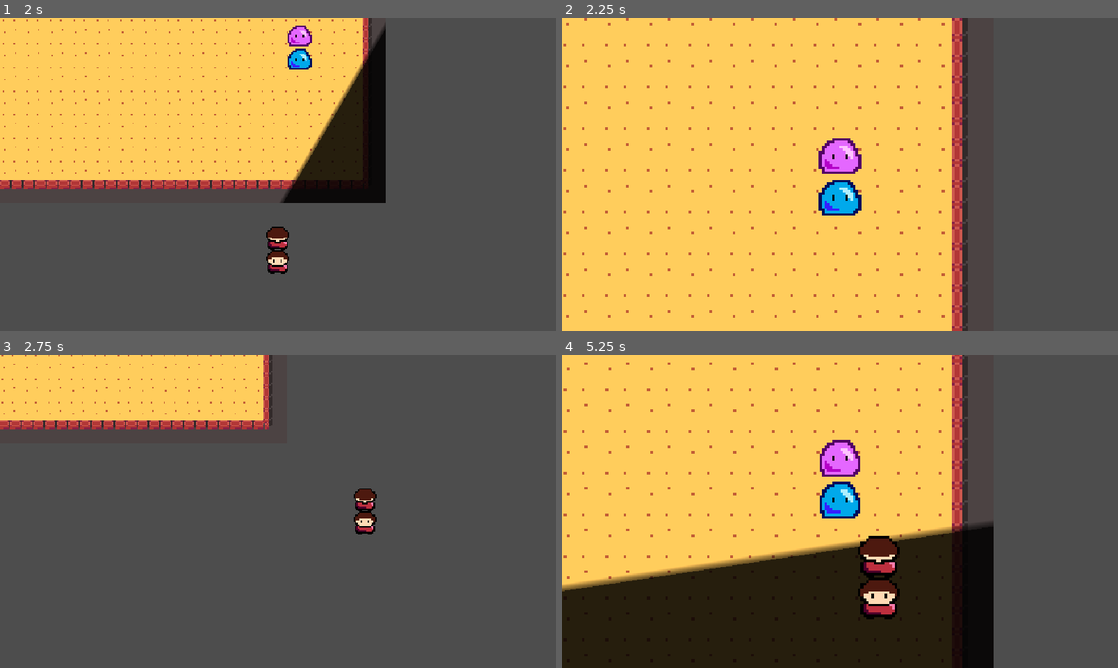
Above: before the commit, frames 1-4 (two rows, left to right).
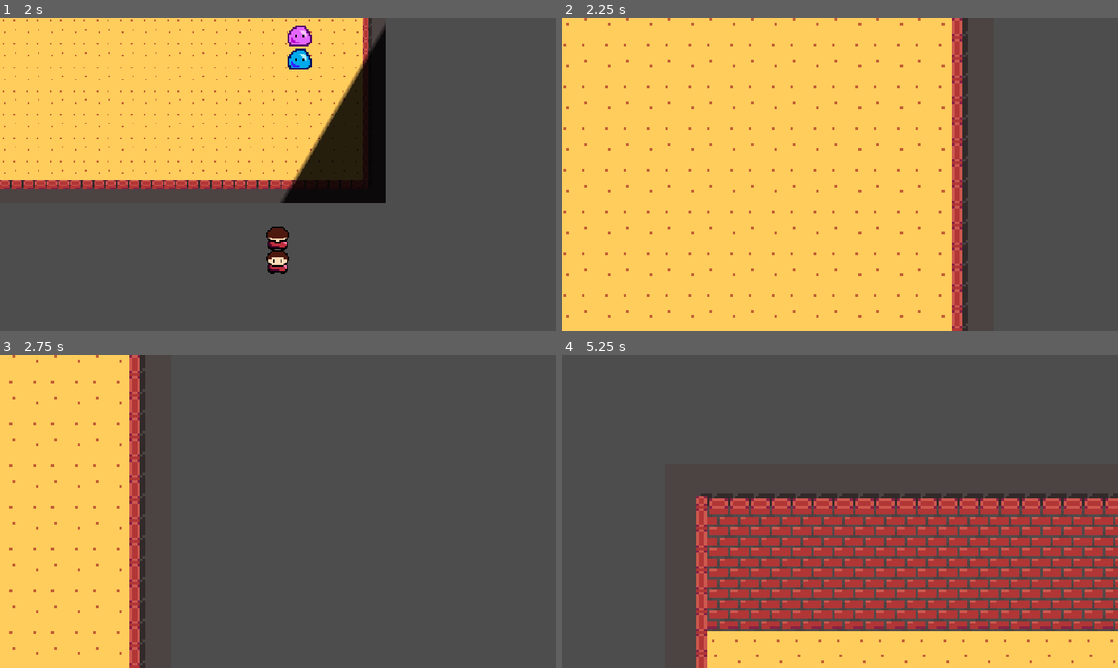
Above: after the commit, the same moments.

Repository: ygda-org/brackeys-26.2
Game: Godot game, scene res://main/main.tscn
The game is run twice, just before and just after one commit, with the same random seed, the same clock (stepped at 60 frames per second) and the same inputs. Sound files missing from this copy of the repository are replaced by a short silence.
Inputs (mouse positions are in pixels of both pictures, inside the frame that each line leads up to):
- Up to frame 1 (2 s): tap Enter at 0.5 s; move the mouse to (400, 158) at 0.52 s; hold D (right) 0.53-1.28 s; click (400, 158) at 0.6 s; move the mouse to (166, 190) at 1.27 s; hold S (down) from 1.28 s (still down); click (166, 190) at 1.35 s
- Up to frame 2 (2.25 s): move the mouse to (895, 105) at 2.02 s; release S (down) at 2.03 s; hold D (right) from 2.03 s (still down); click (895, 105) at 2.1 s
- Up to frame 3 (2.75 s): keep holding D (right)
- Up to frame 4 (5.25 s): move the mouse to (812, 574) at 2.77 s; release D (right) at 2.78 s; hold W (up) 2.78-3.53 s; click (812, 574) at 2.85 s; move the mouse to (1006, 558) at 3.52 s; hold A (left) 3.53-5.03 s; click (1006, 558) at 3.6 s; move the mouse to (673, 464) at 4.27 s; click (673, 464) at 4.35 s; move the mouse to (867, 511) at 5.02 s; hold S (down) from 5.03 s (still down); click (867, 511) at 5.1 s

Frame 1 is identical in both runs. In frame 2, 1.5% of the frame differs, in the area x 46-54%, y 38-64%; in frame 3, 27%; in frame 4, 85%, in the area x 0-100%, y 0-100%.

Commit message:
employee list in gamestate

Diff:
--- a/employees/employee_character.gd
+++ b/employees/employee_character.gd
@@ -1,6 +1,10 @@
 extends CharacterBody2D
+class_name Employee
 
 var application: Application
+
+func _ready():
+	GameState.employees_list.append(self)
 
 func fired():
 	var tween1 = get_tree().create_tween()
@@ -15,3 +19,6 @@
 	tween2.set_parallel()
 	tween2.tween_property(GameState.camera, "zoom", Vector2(2.5,2.5), 0.3)
 	tween2.tween_property(GameState.camera, "global_position", GameState.camera.get_parent().global_position, 0.3)
+	await tween2.finished
+	GameState.employees_list.remove_at(GameState.employees_list.find(self))
+	queue_free()
--- a/globals/game_state.gd
+++ b/globals/game_state.gd
@@ -1,3 +1,6 @@
 extends Node
 
 var camera: Camera2D
+
+## application accessible by Employee.application
+var employees_list: Array[Employee]
